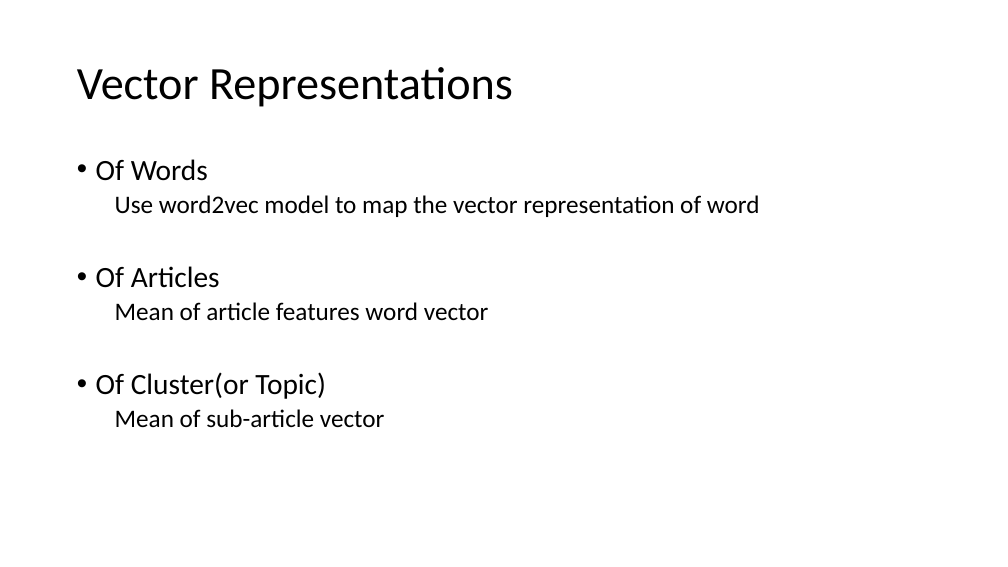
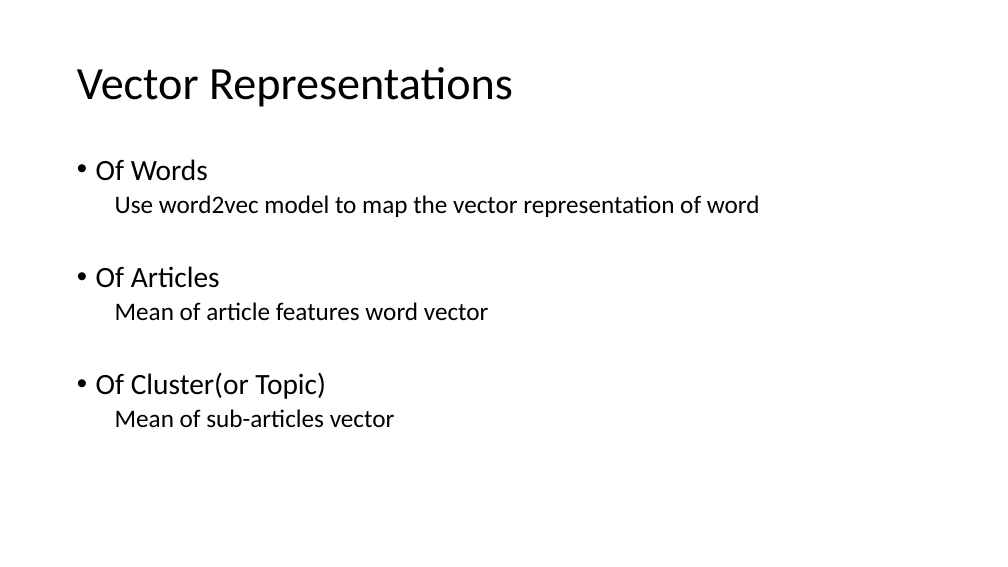
Before and after one commit to ZhongTing/HotTopicDetection, a slide deck: slide 11 of Hot-Topic-Detection.pptx. Drawn at 1008x567 pixels with LibreOffice and Linux fonts; fonts in the diff are those of the drawing. Boxes give left, top, right and bottom in pixels: in the first picture for what was removed or moved away, otherwise in the second. Text is boxed around its words. In the diff, an @@ line names an element or a change of style, - is before the commit and + after.

```diff
--- a/Hot-Topic-Detection.pptx
+++ b/Hot-Topic-Detection.pptx
@@ text at [115,409,395,428]: text changed @@
-  Mean of sub-article vector
+  Mean of sub-articles vector
```
Also in this commit, not shown: 4 other slides changed, 1 slide added, 1 slide removed, 5 other files.
